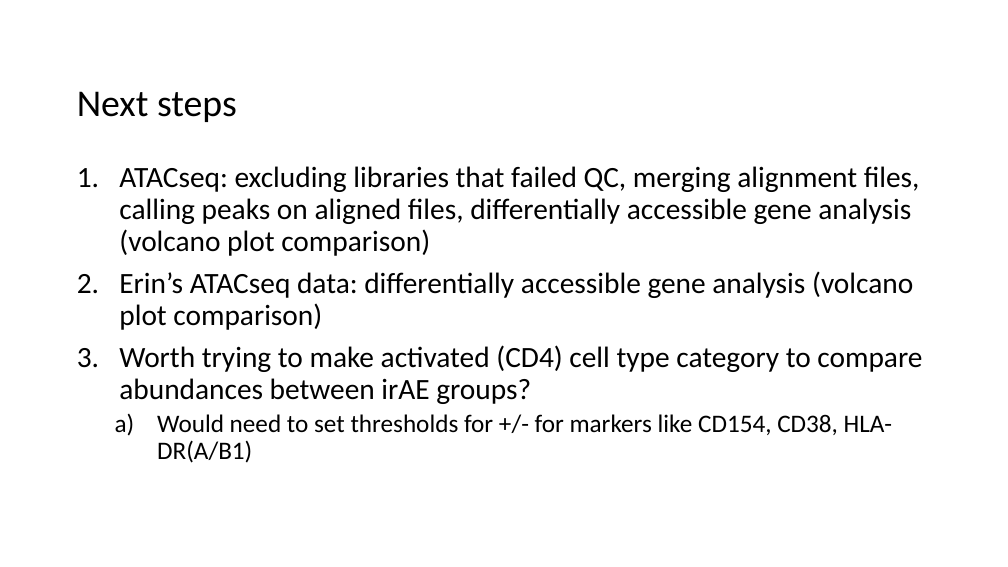
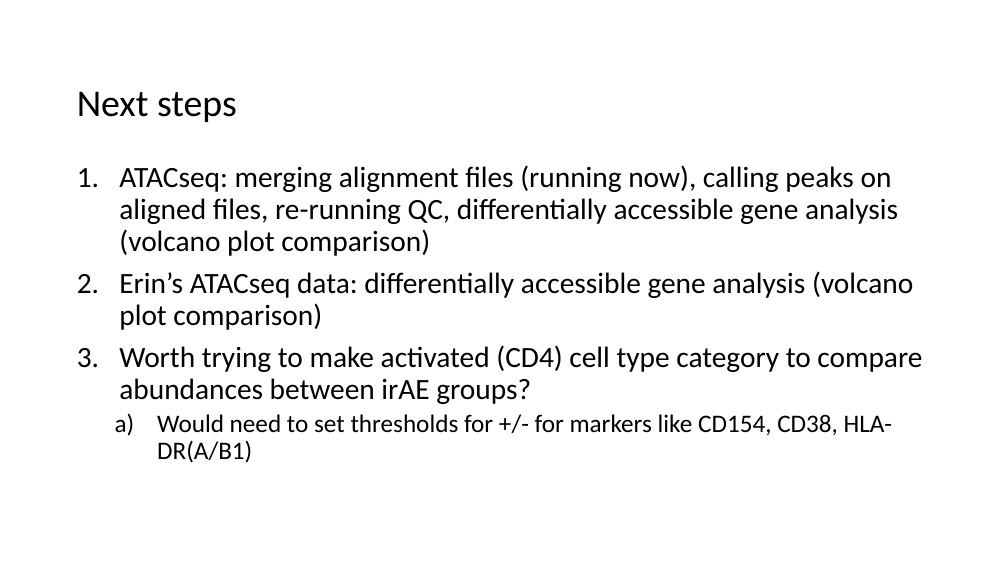
Before and after one commit to tybottorff/bottorffdocs, a slide deck: slide 14 of presentations/weekly_meetings/4_4_24.pptx. Drawn at 1008x567 pixels with LibreOffice and Linux fonts; fonts in the diff are those of the drawing. Boxes give left, top, right and bottom in pixels: in the first picture for what was removed or moved away, otherwise in the second. Text is boxed around its words. In the diff, an @@ line names an element or a change of style, - is before the commit and + after.

Commit message:
Update slides

```diff
--- a/presentations/weekly_meetings/4_4_24.pptx
+++ b/presentations/weekly_meetings/4_4_24.pptx
@@ text at (119,165,898,256): text changed @@
-1. ATACseq: excluding libraries that failed QC, merging alignment files, calling peaks on aligned files, differentially accessible gene analysis (volcano plot comparison)
+1. ATACseq: merging alignment files (running now), calling peaks on aligned files, re-running QC, differentially accessible gene analysis (volcano plot comparison)
```
Also in this commit, not shown: 4 other slides changed.
